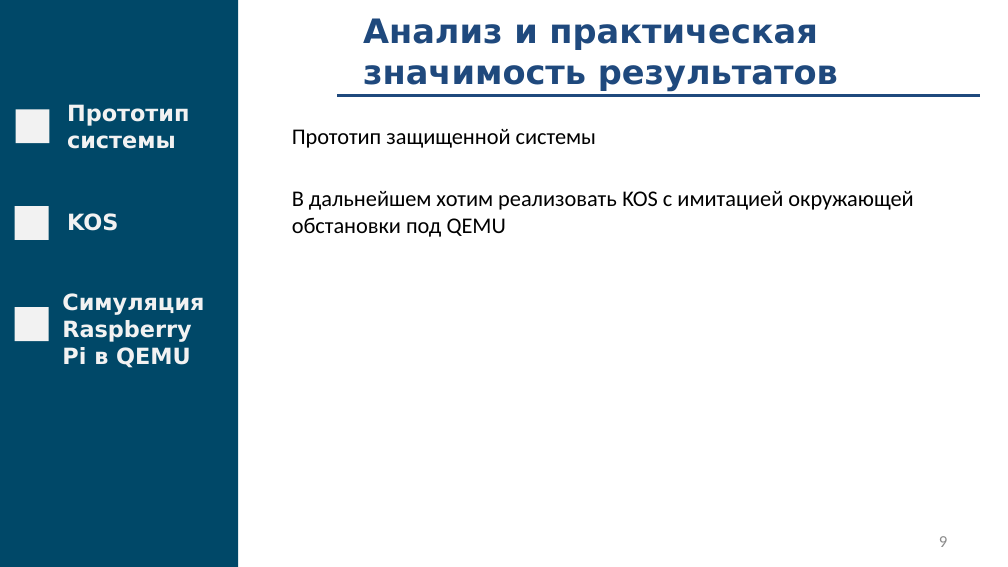
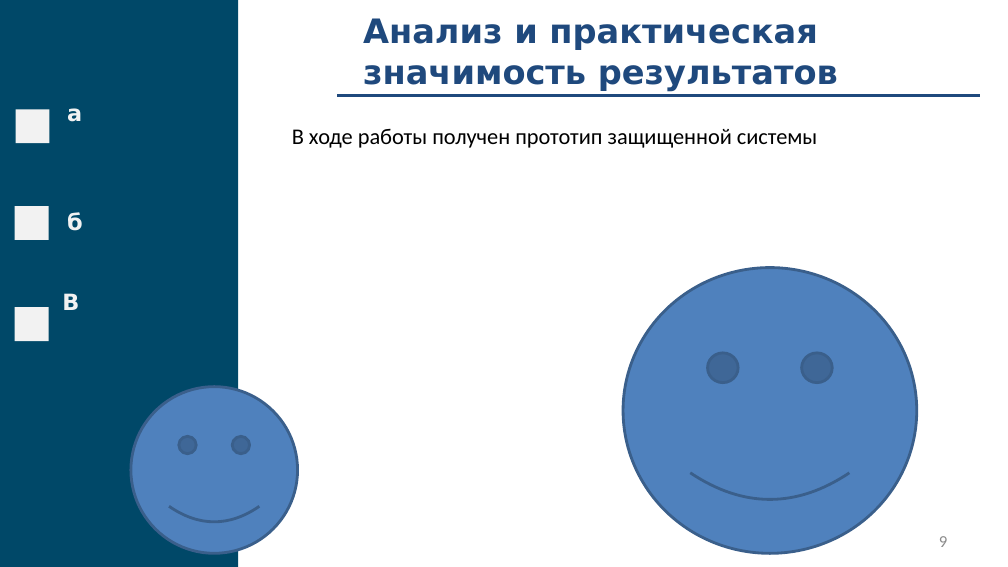
Before and after one commit to fanglores/Gagarin-2022, a slide deck: slide 9 of doc/Presentation.pptx. Drawn at 1008x567 pixels with LibreOffice and Linux fonts; fonts in the diff are those of the drawing. Boxes give left, top, right and bottom in pixels: in the first picture for what was removed or moved away, otherwise in the second. Text is boxed around its words. In the diff, an @@ line names an element or a change of style, - is before the commit and + after.

```diff
--- a/doc/Presentation.pptx
+++ b/doc/Presentation.pptx
@@ text at box(67, 108, 82, 122): text changed @@
-Прототип системы
+а
@@ text at box(292, 129, 817, 148): text changed @@
-Прототип защищенной системы
-В дальнейшем хотим реализовать KOS с имитацией окружающей обстановки под QEMU
+В ходе работы получен прототип защищенной системы
@@ text at box(67, 212, 83, 231): text changed @@
-KOS
+б
@@ smiley face added at box(623, 268, 916, 553), fill #4F81BD, outline #3A5F8C 2 pt @@
@@ text at box(62, 293, 79, 310): text changed @@
-СимуляцияRaspberry Pi в QEMU
+В
@@ smiley face added at box(131, 387, 297, 553), fill #4F81BD, outline #3A5F8C 2 pt @@
```
Also in this commit, not shown: 7 other slides changed, 1 slide added.
